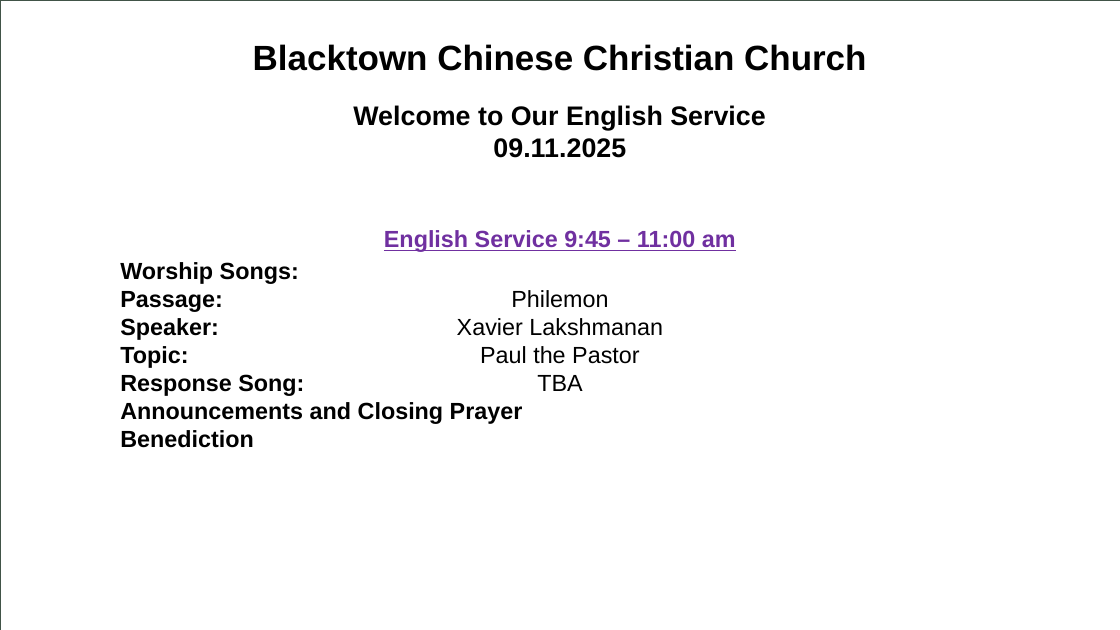
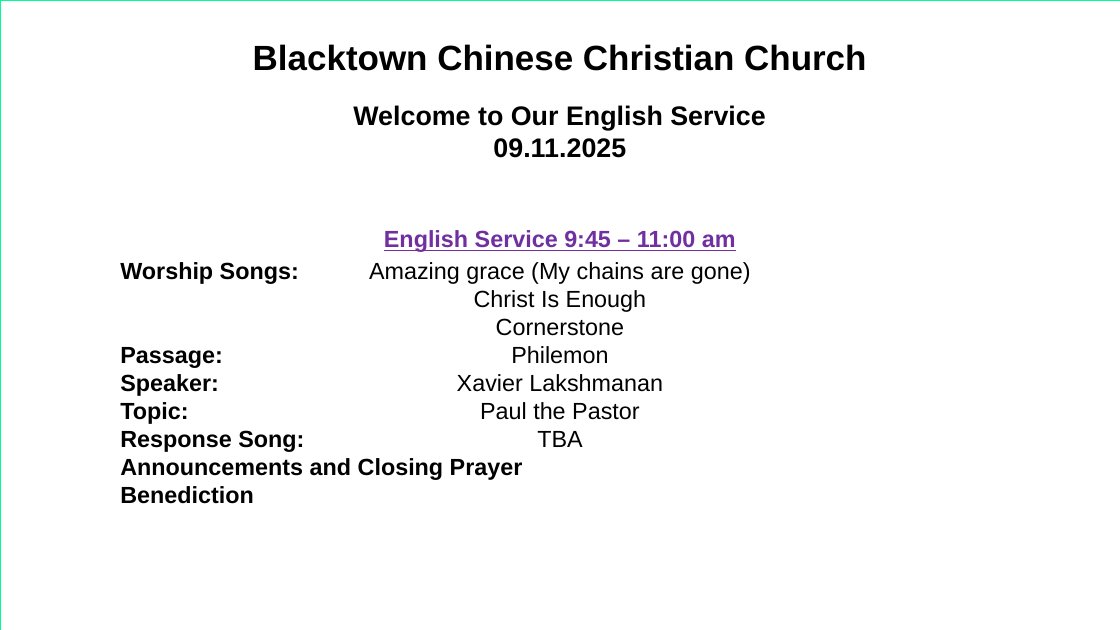
Before and after one commit to pangwuu/smallPowerpointMaker, a slide deck: slide 1 of Complete slides/2025_11_09.pptx. Drawn at 1120x630 pixels with LibreOffice and Linux fonts; fonts in the diff are those of the drawing; background and template pictures are left out. Boxes give left, top, right and bottom in pixels: in the first picture for what was removed or moved away, otherwise in the second. Text is boxed around its words. In the diff, an @@ line names an element or a change of style, - is before the commit and + after.

```diff
--- a/Complete slides/2025_11_09.pptx
+++ b/Complete slides/2025_11_09.pptx
@@ background #081B19 to #EBEFEF @@
@@ rectangle at [0, 0, 1120, 630]: outline #415347 0.5 pt to #00FC98 0.5 pt @@
@@ text "Worship Songs: Passage: Speaker: Topic: ..." rewrapped from [120, 262, 523, 448] to [120, 262, 523, 504] @@
@@ text at [369, 262, 751, 447]: text changed @@
-Philemon
-Xavier Lakshmanan
-Paul the Pastor
-TBA
+Amazing grace (My chains are gone)
+Christ Is Enough
+Cornerstone
+Philemon
+Xavier Lakshmanan
+Paul the Pastor
+TBA
```
Also in this commit, not shown: 20 other slides changed, 34 slides added.
